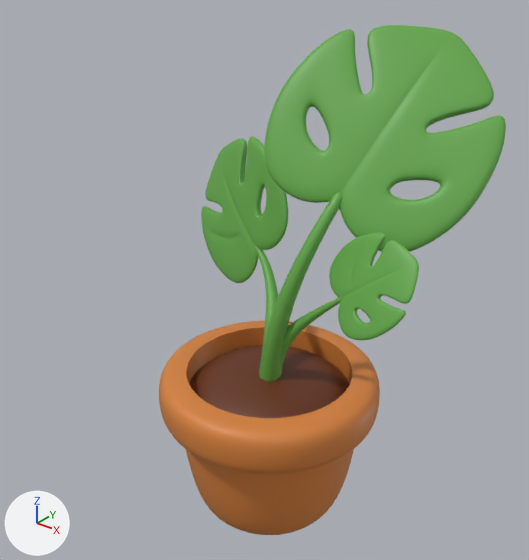
Before and after pictures for a commit that changed the glTF model assets/models/plant.glb.
Camera for both pictures: a 50 mm lens placed at (4.46, -5.56, 3.79), pointed at (-0.15, 0.2, 0.22). Arrows for +X, +Y and +Z are at lower left; the lights stay in place. The older version comes first. Where no turn or scale is listed for an object, it has been applied to the vertices.

Before the edit, the objects in view are built like this:
```python
me_cube_003 = bpy.data.meshes.new('Cube.003')
me_cube_003.from_pydata(...)  # 51726 vertices, 103440 faces; spans x -1.41..2.09, y -1.55..1.26, z -2.19..2.92
# faces by material slot: [63184, 8704, 1536, 30016]
me_cube_003.materials.append(mat_material_002)  # green #65a94a
me_cube_003.materials.append(mat_material_004)  # orange #d5813b
me_cube_003.materials.append(mat_material_006)  # brown #663015
me_cube_003.materials.append(mat_material_005)  # green #65a94a
ob_cube_001 = bpy.data.objects.new('Cube.001', me_cube_003)
ob_cube_001.location = (0.0, 0.0, 0.0)
```
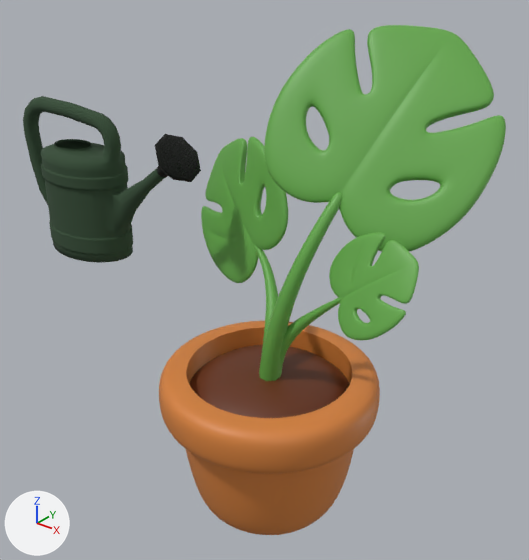
Pixel boxes [x1, y1, x2, y2] of what changed, in the pictures (529 x 560 px):
'watering can', added (green)
    after: [23, 96, 201, 263]
    faces in mat_matte_plastic (dark green #344c35): [23, 96, 164, 263]
    faces in mat_matte_plastic_plate_with_holes_001: [159, 136, 199, 178]
    faces in mat_matte_plastic__001 (black #010701): [155, 134, 201, 182]

The change, as a list of edits to the scene's bpy script:
```text
Add img_hexa_holes:
    img_hexa_holes = load_image('hexa_holes', '_unpacked/hexa_holes', 1024, 1182, 'Non-Color')
Add img_hexa_holes_normal:
    img_hexa_holes_normal = load_image('hexa_holes_normal', '_unpacked/hexa_holes_normal', 1024, 1182, 'Non-Color')
Add mat_matte_plastic__001:
    mat_matte_plastic__001 = principled_material('matte plastic .001')
    mat_matte_plastic__001.base_color = (0.000335, 0.00206, 0.00018)  # black #010701
    mat_matte_plastic__001.roughness = 1.0
    mat_matte_plastic__001.anisotropic = 0.325
Add mat_matte_plastic_plate_with_holes_001:
    mat_matte_plastic_plate_with_holes_001 = bpy.data.materials.new('Matte plastic plate with holes.001')
    # colours: black #010701
    # uses the picture img_hexa_holes
    # uses the picture img_hexa_holes_normal
Add mat_matte_plastic:
    mat_matte_plastic = principled_material('matte plastic ')
    mat_matte_plastic.base_color = (0.0345, 0.0732, 0.0361)  # dark green #344c35
    mat_matte_plastic.roughness = 1.0
Add me_cylinder_011:
    me_cylinder_011.from_pydata(...)  # 918 vertices, 1798 faces; spans x -1.05..1.76, y -0.41..0.41, z 0.0..1.76
    # faces by material slot: [1680, 96, 22]
    me_cylinder_011.materials.append(mat_matte_plastic)  # dark green #344c35
    me_cylinder_011.materials.append(mat_matte_plastic__001)  # black #010701
    me_cylinder_011.materials.append(mat_matte_plastic_plate_with_holes_001)
Add ob_watering_can:
    ob_watering_can = bpy.data.objects.new('watering can', me_cylinder_011)
    ob_watering_can.location = (-2.43, -0.35, 0.19)
```
